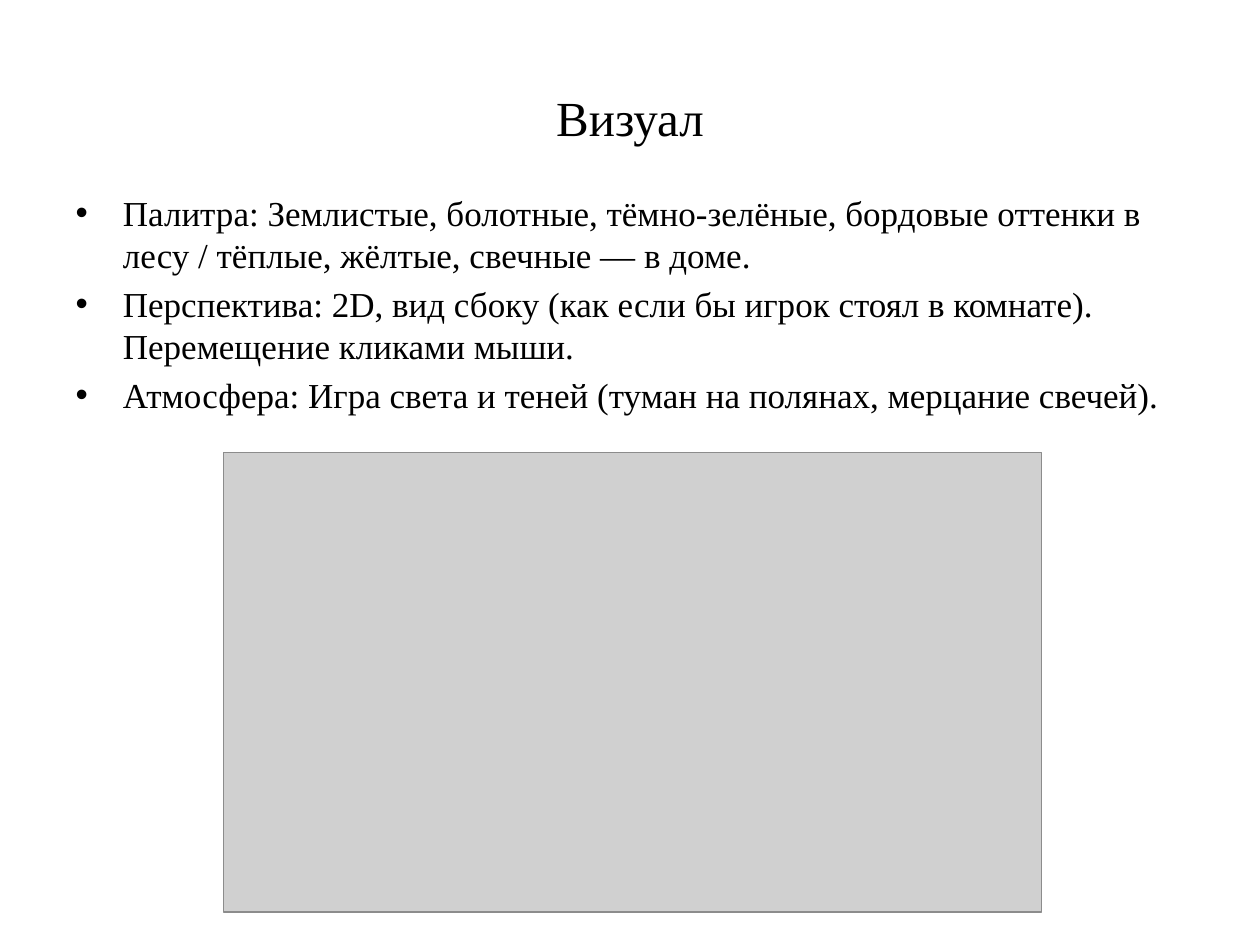
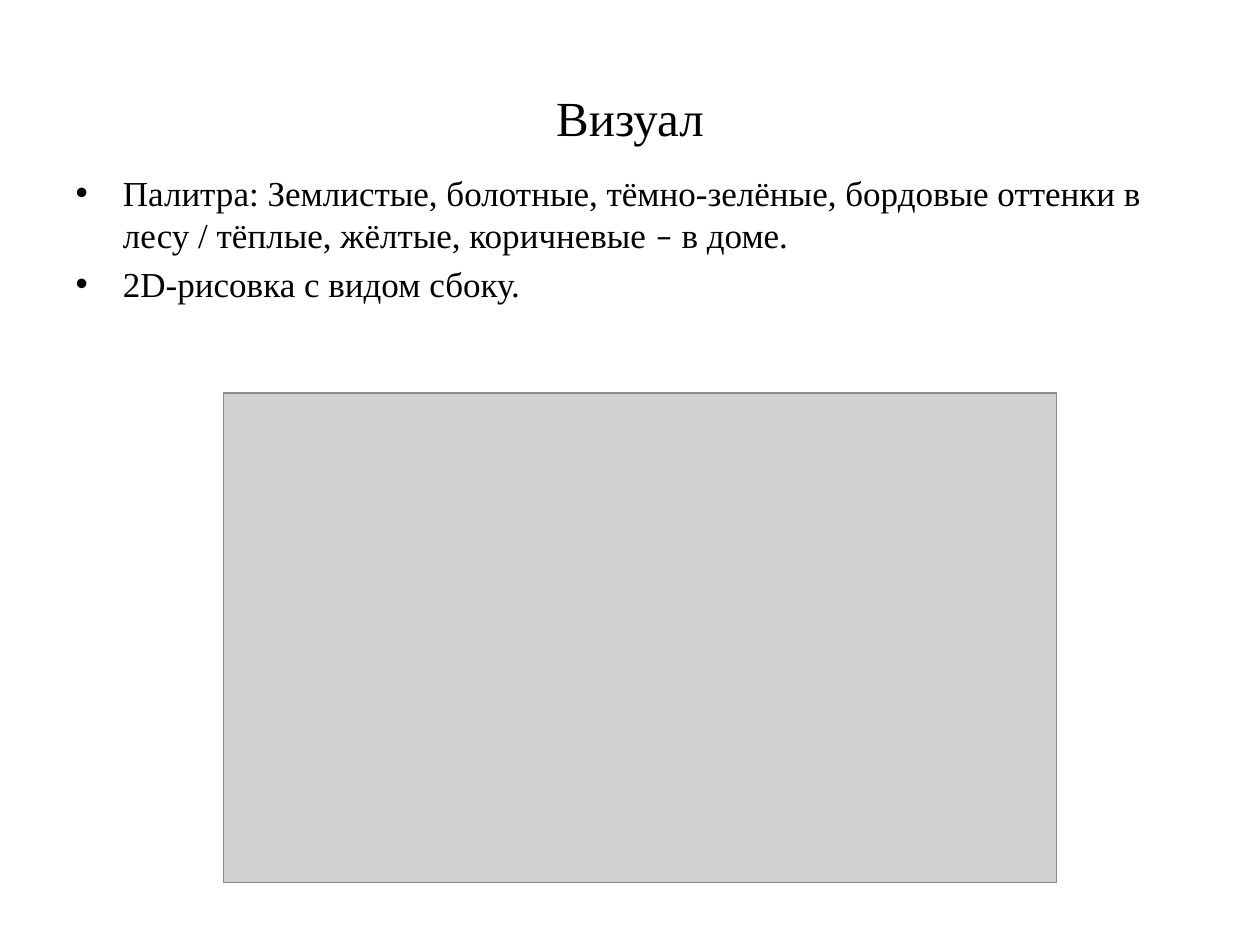
Before and after one commit to Sofiya-Chiffa/homeworks, a slide deck: slide 8 of жильцова презентация.pptx. Drawn at 1260x945 pixels with LibreOffice and Linux fonts; fonts in the diff are those of the drawing; grey boxes stand for pictures. Boxes give left, top, right and bottom in pixels: in the first picture for what was removed or moved away, otherwise in the second. Text is boxed around its words. In the diff, an @@ line names an element or a change of style, - is before the commit and + after.

```diff
--- a/жильцова презентация.pptx
+++ b/жильцова презентация.pptx
@@ text at (123,181,1141,304): text changed @@
-• Палитра: Землистые, болотные, тёмно-зелёные, бордовые оттенки в лесу / тёплые, жёлтые, свечные — в доме.
-• Перспектива: 2D, вид сбоку (как если бы игрок стоял в комнате). Перемещение кликами мыши.
-• Атмосфера: Игра света и теней (туман на полянах, мерцание свечей).
+• Палитра: Землистые, болотные, тёмно-зелёные, бордовые оттенки в лесу / тёплые, жёлтые, коричневые – в доме.
+• 2D-рисовка с видом сбоку.
@@ picture: place and size @@
-picture at (223,452,1042,912)
+picture at (224,393,1057,882)
```
Also in this commit, not shown: 7 other slides changed.
